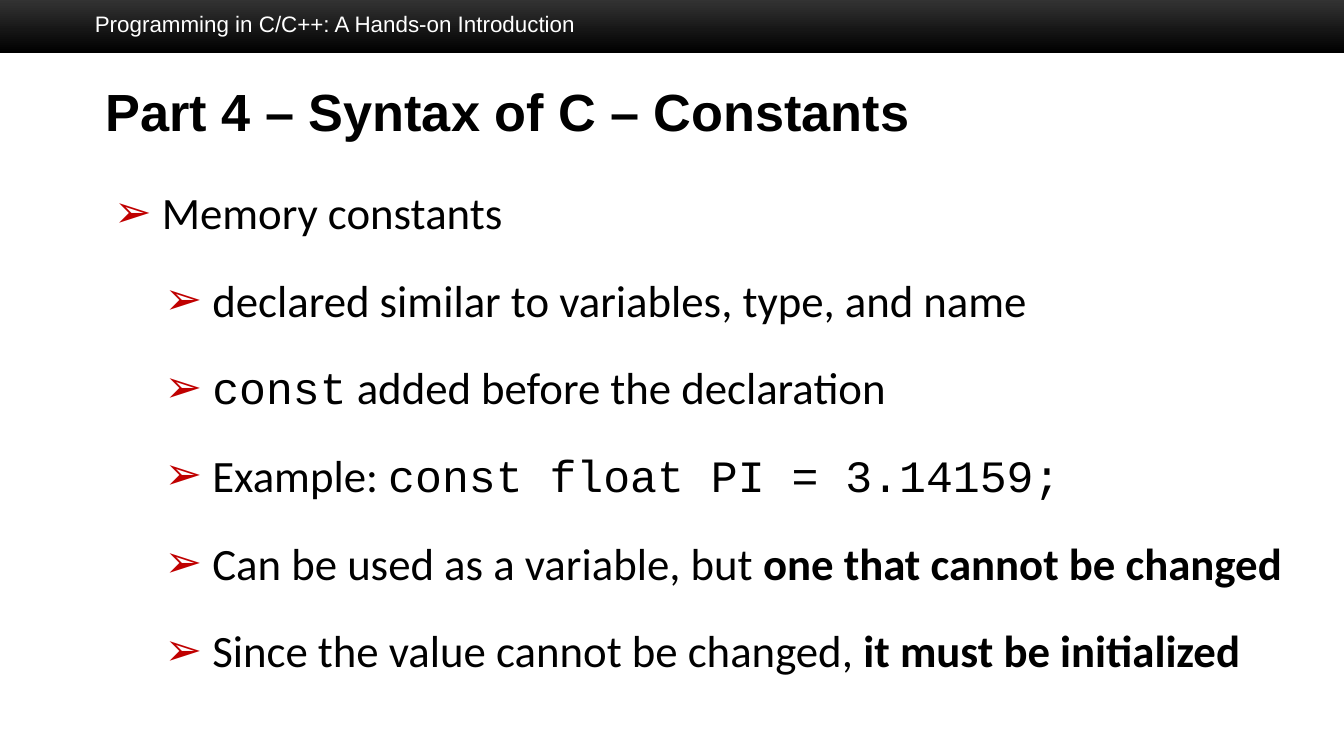
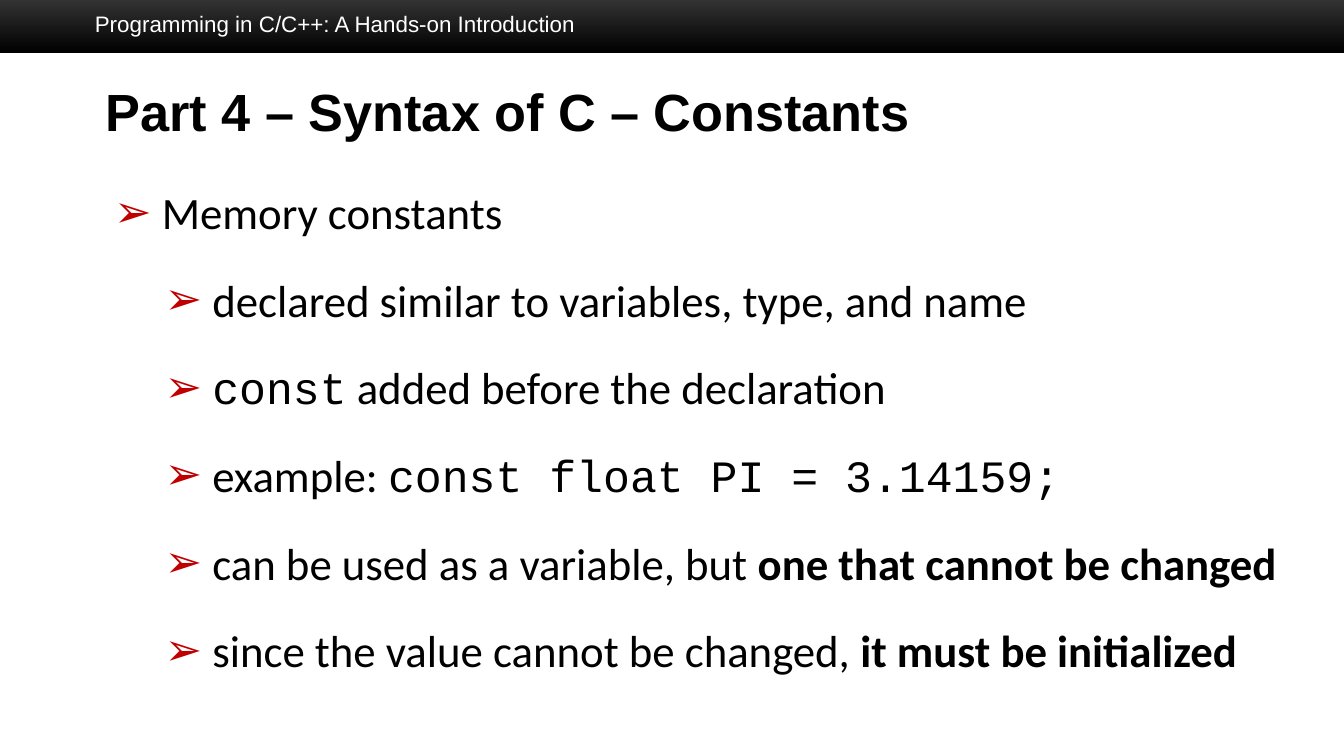
Before and after one commit to SuperBruceJia/SuperBruceJia.github.io, a slide deck: slide 32 of teaching/BU-Spring-2025-ECE327-Introduction-to-Software-Engineering/EC327-Lab-Session-2.pptx. Drawn at 1344x756 pixels with LibreOffice and Linux fonts; fonts in the diff are those of the drawing; background and template pictures are left out. Boxes give left, top, right and bottom in pixels: in the first picture for what was removed or moved away, otherwise in the second. Text is boxed around its words. In the diff, an @@ line names an element or a change of style, - is before the commit and + after.

```diff
--- a/teaching/BU-Spring-2025-ECE327-Introduction-to-Software-Engineering/EC327-Lab-Session-2.pptx
+++ b/teaching/BU-Spring-2025-ECE327-Introduction-to-Software-Engineering/EC327-Lab-Session-2.pptx
@@ text at (212,460,1276,675): text changed @@
-  ➢ Example: const float PI = 3.14159;
-  ➢ Can be used as a variable, but one that cannot be changed
-  ➢ Since the value cannot be changed, it must be initialized
+  ➢ example: const float PI = 3.14159;
+  ➢ can be used as a variable, but one that cannot be changed
+  ➢ since the value cannot be changed, it must be initialized
```
Also in this commit, not shown: 14 other slides changed, 1 other file.
